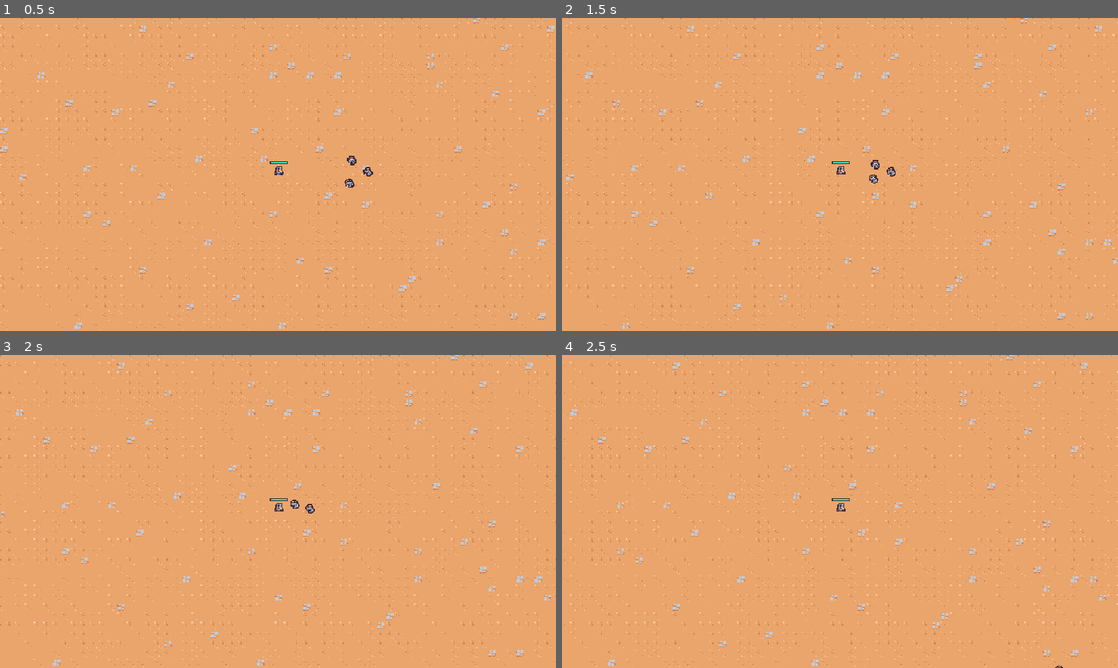
Above: before the commit, frames 1-4 (two rows, left to right).
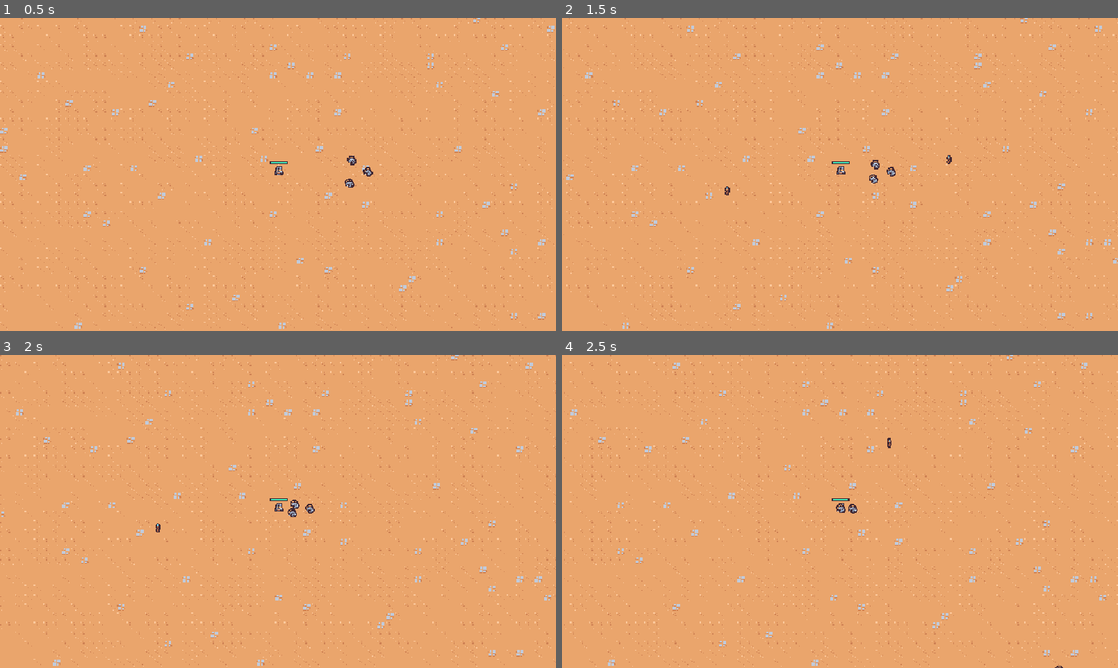
Above: after the commit, the same moments.

Repository: DaZang/godot-wild-jam-82-unseen
Game: Godot game, scene res://main.tscn
Same seed, same stepped clock (60 frames per second), same inputs: the game is played once before the commit and once after it.
Inputs (mouse positions are in pixels of both pictures, inside the frame that each line leads up to):
- Up to frame 1 (0.5 s): no input
- Up to frame 2 (1.5 s): move the mouse to (962, 158) at 0.52 s; press the mouse at (962, 158) at 0.53 s; move the mouse to (728, 190) at 1.27 s; release the mouse at (728, 190) at 1.28 s; click (728, 190) at 1.35 s
- Up to frame 3 (2 s): no input
- Up to frame 4 (2.5 s): move the mouse to (895, 442) at 2.02 s; press the mouse at (895, 442) at 2.03 s

Frame 1 is identical in both runs. In frame 2, less than 0.1% of the frame differs, in the area x 29-71%, y 43-57%; in frame 3, less than 0.1%; in frame 4, less than 0.1%, in the area x 49-60%, y 26-51%.

Commit message:
✨ spawn lightning spell on left mouse button

Diff:
--- a/entities/hero/hero.tscn
+++ b/entities/hero/hero.tscn
@@ -1,10 +1,9 @@
-[gd_scene load_steps=8 format=3 uid="uid://dgm7p5lm400is"]
+[gd_scene load_steps=7 format=3 uid="uid://dgm7p5lm400is"]
 
 [ext_resource type="Script" uid="uid://be37bdunkgo2t" path="res://entities/hero/hero.gd" id="1_er2o3"]
 [ext_resource type="Texture2D" uid="uid://c0ocjoa2veaoy" path="res://tilemap_packed.png" id="2_23kmh"]
 [ext_resource type="PackedScene" uid="uid://c1nox6x4jf5pr" path="res://entities/health_component.tscn" id="3_s8sb5"]
 [ext_resource type="Theme" uid="uid://7fkam3v6qs6" path="res://ui/pixel_ui_theme.tres" id="4_kaf33"]
-[ext_resource type="PackedScene" uid="uid://ccpuo6i8pp5th" path="res://entities/hitbox_component.tscn" id="5_epm60"]
 
 [sub_resource type="CircleShape2D" id="CircleShape2D_qerkk"]
 radius = 4.0
@@ -53,7 +52,3 @@
 theme = ExtResource("4_kaf33")
 value = 50.0
 show_percentage = false
-
-[node name="HitboxComponent" parent="." instance=ExtResource("5_epm60")]
-position = Vector2(0, -6)
-damage = 10
--- /dev/null
+++ b/entities/spell_manager.gd
@@ -0,0 +1,11 @@
+class_name SpellManager
+extends Node2D
+
+const LIGHTNING_SPELL_SCENE = preload("res://entities/spells/lightning_spell.tscn")
+
+func _unhandled_input(event: InputEvent) -> void:
+	if event.is_action_pressed("shoot_lightning"):
+		var entities_node = get_tree().get_first_node_in_group("entities_node") as Node2D
+		var lightning_spell = LIGHTNING_SPELL_SCENE.instantiate()
+		lightning_spell.global_position = get_global_mouse_position()
+		entities_node.add_child(lightning_spell)
--- /dev/null
+++ b/entities/spell_manager.tscn
@@ -0,0 +1,6 @@
+[gd_scene load_steps=2 format=3 uid="uid://dp11k3jdjlbum"]
+
+[ext_resource type="Script" uid="uid://ds258nlnqgjsk" path="res://entities/spell_manager.gd" id="1_syvps"]
+
+[node name="SpellManager" type="Node2D"]
+script = ExtResource("1_syvps")
--- /dev/null
+++ b/entities/spells/lightning_spell.gd
@@ -0,0 +1,5 @@
+extends Node2D
+
+
+func _on_spell_duration_timer_timeout() -> void:
+	queue_free()
--- /dev/null
+++ b/entities/spells/lightning_spell.tscn
@@ -0,0 +1,23 @@
+[gd_scene load_steps=4 format=3 uid="uid://76demrrp7djb"]
+
+[ext_resource type="Script" uid="uid://df8euw7plrnxg" path="res://entities/spells/lightning_spell.gd" id="1_4pui2"]
+[ext_resource type="PackedScene" uid="uid://ccpuo6i8pp5th" path="res://entities/hitbox_component.tscn" id="1_dtx0l"]
+[ext_resource type="Texture2D" uid="uid://c0ocjoa2veaoy" path="res://tilemap_packed.png" id="3_ojm6k"]
+
+[node name="LightningSpell" type="Node2D"]
+script = ExtResource("1_4pui2")
+
+[node name="HitboxComponent" parent="." instance=ExtResource("1_dtx0l")]
+damage = 10
+
+[node name="SpellDurationTimer" type="Timer" parent="."]
+one_shot = true
+autostart = true
+
+[node name="LightingSprite2D" type="Sprite2D" parent="."]
+texture = ExtResource("3_ojm6k")
+hframes = 12
+vframes = 11
+frame = 130
+
+[connection signal="timeout" from="SpellDurationTimer" to="." method="_on_spell_duration_timer_timeout"]
--- a/environments/level.tscn
+++ b/environments/level.tscn
@@ -1,10 +1,11 @@
-[gd_scene load_steps=8 format=4 uid="uid://bx548ebid5r8x"]
+[gd_scene load_steps=9 format=4 uid="uid://bx548ebid5r8x"]
 
 [ext_resource type="Texture2D" uid="uid://c0ocjoa2veaoy" path="res://tilemap_packed.png" id="1_rn1uv"]
 [ext_resource type="PackedScene" uid="uid://dgm7p5lm400is" path="res://entities/hero/hero.tscn" id="2_qerkk"]
 [ext_resource type="PackedScene" uid="uid://c2s33a54tya55" path="res://game_camera_2d.tscn" id="3_qerkk"]
 [ext_resource type="PackedScene" uid="uid://dt8yt77lmypr1" path="res://entities/enemies/enemy_manager.tscn" id="4_hg43l"]
 [ext_resource type="PackedScene" uid="uid://dwiphkghmc054" path="res://entities/enemies/rat_enemy.tscn" id="5_kmher"]
+[ext_resource type="PackedScene" uid="uid://dp11k3jdjlbum" path="res://entities/spell_manager.tscn" id="5_uqs87"]
 
 [sub_resource type="TileSetAtlasSource" id="TileSetAtlasSource_eepu7"]
 texture = ExtResource("1_rn1uv")
@@ -167,6 +168,8 @@
 basic_enemy_scene = ExtResource("5_kmher")
 hero = NodePath("../Entities/Hero")
 
+[node name="SpellManager" parent="." instance=ExtResource("5_uqs87")]
+
 [node name="Entities" type="Node2D" parent="." groups=["entities_node"]]
 
 [node name="Hero" parent="Entities" instance=ExtResource("2_qerkk")]
--- a/project.godot
+++ b/project.godot
@@ -34,12 +34,12 @@
 
 [input]
 
-shoot_messenger={
+shoot_lightning={
 "deadzone": 0.2,
 "events": [Object(InputEventMouseButton,"resource_local_to_scene":false,"resource_name":"","device":-1,"window_id":0,"a …(257 unchanged characters)…
 ]
 }
-drag={
+shoot_meteor={
 "deadzone": 0.2,
 "events": [Object(InputEventMouseButton,"resource_local_to_scene":false,"resource_name":"","device":-1,"window_id":0,"a …(258 unchanged characters)…
 ]
Not shown, added: entities/spell_manager.gd.uid
Not shown, added: entities/spells/lightning_spell.gd.uid
